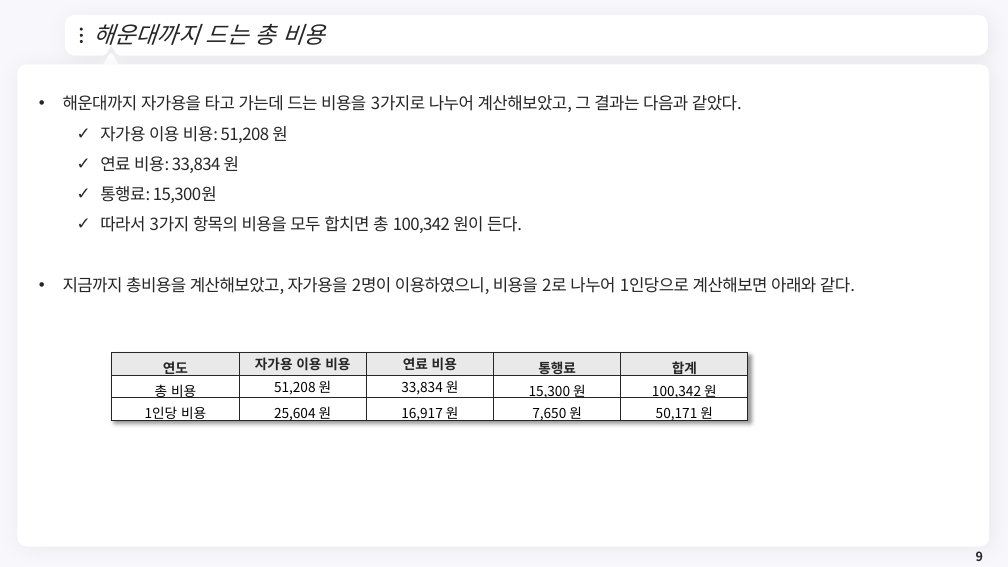
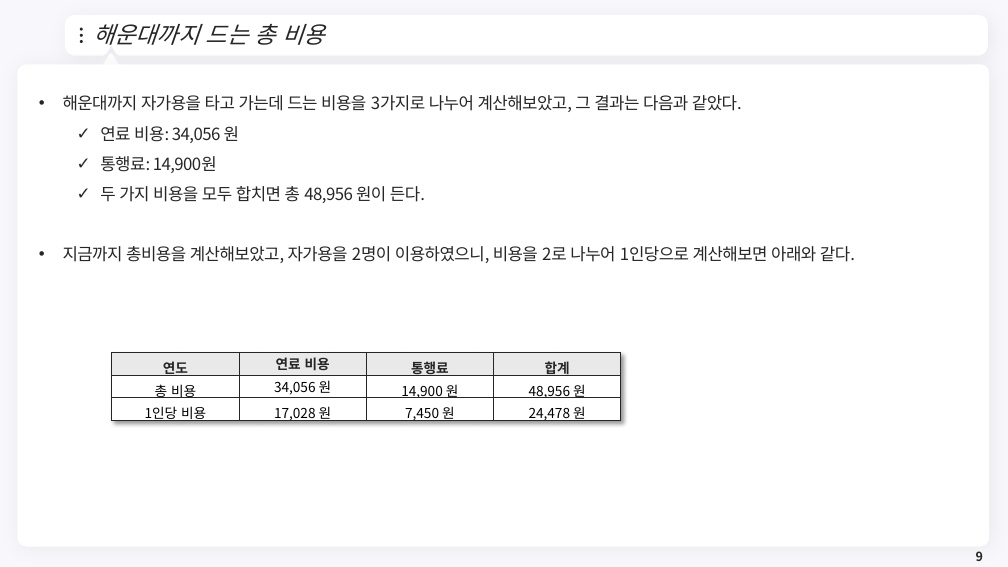
Before and after one commit to meandthey/Teaching, a slide deck: slide 9 of 생활속의 경제/01_Lectures/생활속의 경제_(에너지경제)_2.pptx. Drawn at 1008x567 pixels with LibreOffice and Linux fonts; fonts in the diff are those of the drawing; background and template pictures are left out. Boxes give left, top, right and bottom in pixels: in the first picture for what was removed or moved away, otherwise in the second. Text is boxed around its words. In the diff, an @@ line names an element or a change of style, - is before the commit and + after.

```diff
--- a/생활속의 경제/01_Lectures/생활속의 경제_(에너지경제)_2.pptx
+++ b/생활속의 경제/01_Lectures/생활속의 경제_(에너지경제)_2.pptx
@@ text at box(100, 126, 425, 203): text changed @@
-  ✓ 자가용 이용 비용: 51,208 원
-  ✓ 연료 비용: 33,834 원
-  ✓ 통행료: 15,300원
-  ✓ 따라서 3가지 항목의 비용을 모두 합치면 총 100,342 원이 든다.
+  ✓ 연료 비용: 34,056 원
+  ✓ 통행료: 14,900원
+  ✓ 두 가지 비용을 모두 합치면 총 48,956 원이 든다.
@@ table at box(112, 353, 620, 427) @@
-column 2: 자가용 이용 비용 | 51,208 원 | 25,604 원
-column 3: 연료 비용 | 33,834 원 | 16,917 원
-column 4: 통행료 | 15,300 원 | 7,650 원
-column 5: 합계 | 100,342 원 | 50,171 원
+column 2: 연료 비용 | 34,056 원 | 17,028 원
+column 3: 통행료 | 14,900 원 | 7,450 원
+column 4: 합계 | 48,956 원 | 24,478 원
@@ table: place and size @@
-table at box(112, 353, 747, 427)
+table at box(112, 353, 620, 427)
```
Also in this commit, not shown: 17 other slides changed, 3 slides added, 7 slides removed, 2 other files.
